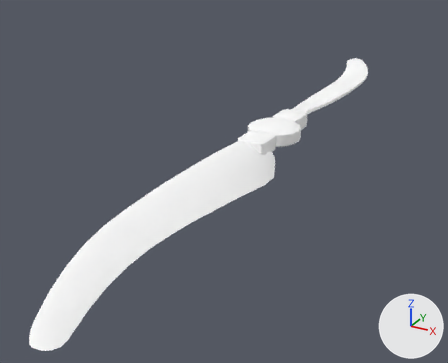
Before and after pictures for a commit that changed the OBJ model Assets/models/recon_octocopter/recon_octocopter_prop_cw_lod0.obj.
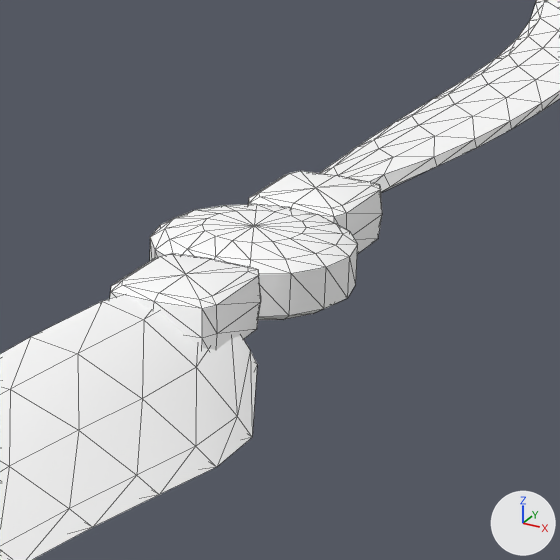
There are two pictures of each version: one whole from a 50 mm camera at (8.58, -19.32, 7.3) aimed at (-1.26, -1.43, -1.64), one close up on the part from 47% to 79% of the width and 18% to 58% of the height. The lights are fixed; the arrows at lower right show +X, +Y and +Z. The older version's two pictures come first. The close-ups show mesh edges as thin lines. Where no turn or scale is listed for an object, it has been applied to the vertices. Vertices at exactly the same position are counted once.

Objects in the first close-up: 'recon_octocopter_prop_cw_lod0'.
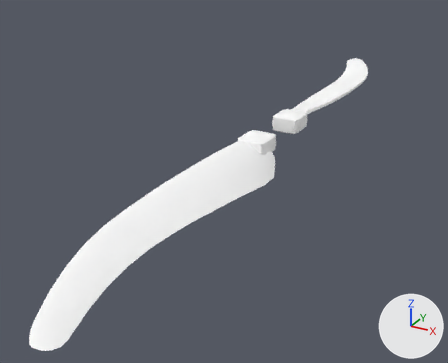
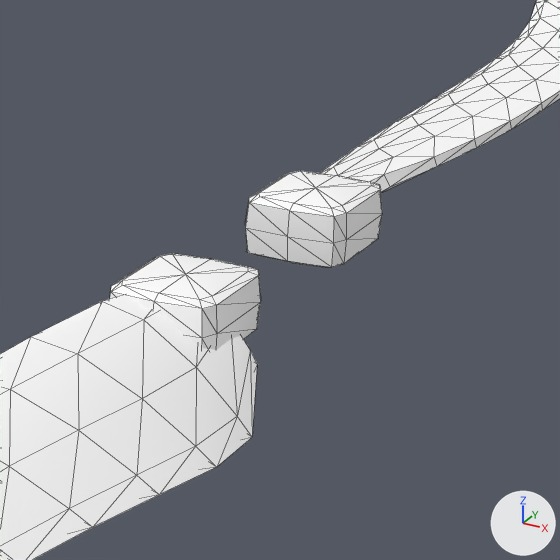
Pixel boxes [x1, y1, x2, y2] of what changed, in the close-ups (560 x 560 px):
part 1 of me_recon_octocopter_prop_cw_lod0, cut back
    before: [150, 193, 358, 320]
    after: [246, 193, 347, 284]

The change in detail:
me_recon_octocopter_prop_cw_lod0 is used by ob_recon_octocopter_prop_cw_lod0; location (0.0, 0.0, 0.0).
me_recon_octocopter_prop_cw_lod0 had 520 vertices, 982 faces and spanned x -1.5..1.5, y -13.0..13.0, z -0.7..0.3.
me_recon_octocopter_prop_cw_lod0 now has 422 vertices, 790 faces and spans x -1.5..1.5, y -13.0..13.0, z -0.7..0.3.
Part 1, on me_recon_octocopter_prop_cw_lod0:
98 vertices are removed from x -0.9..0.9, y -0.9..0.9, z -0.3..0.3.
240 faces are deleted.
8 vertices move within x -0.4..0.4, y -0.9..0.9, z -0.2..0.2.
48 new faces join them.
